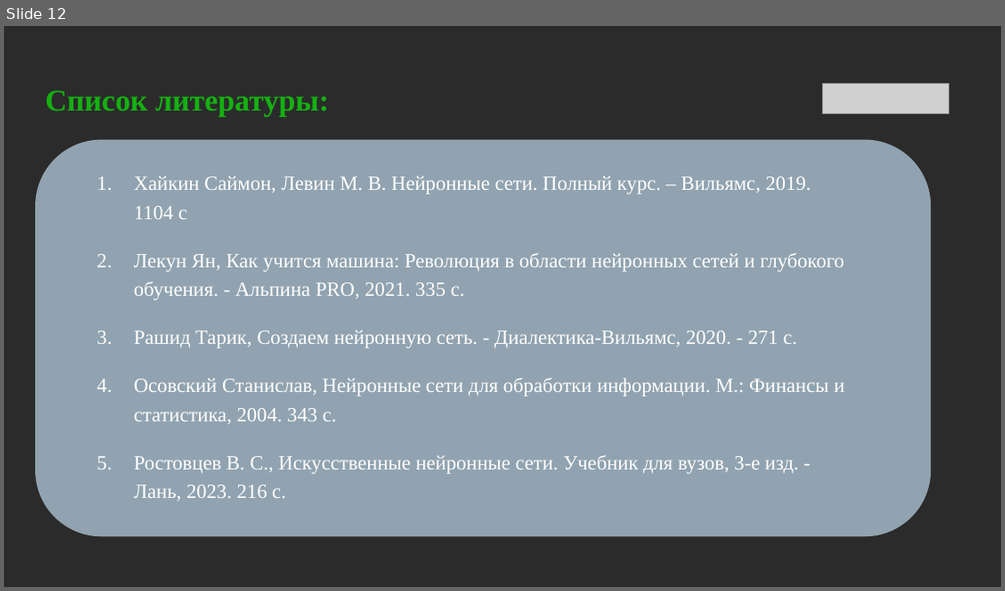
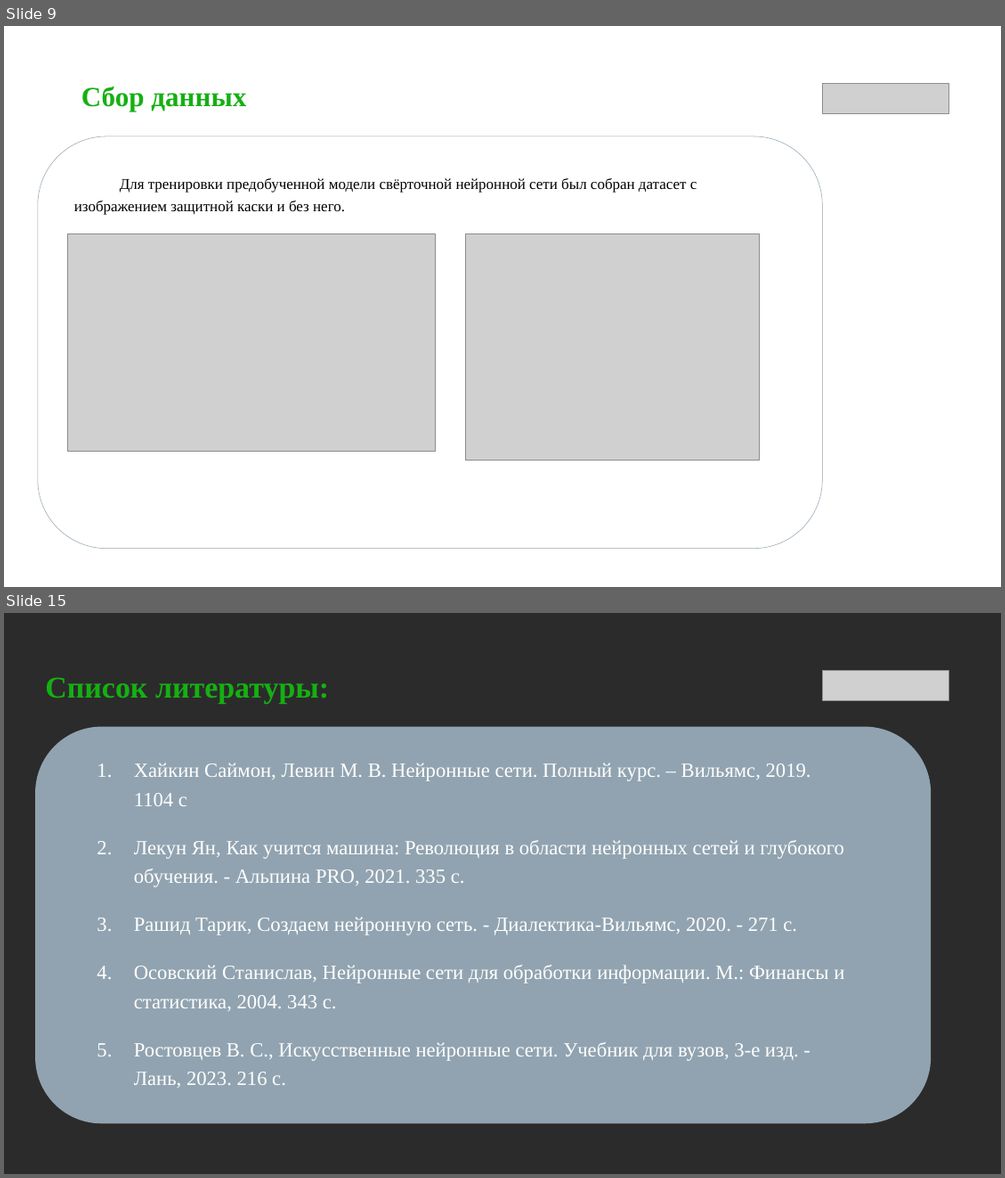
Before and after one commit to Aidt87/final_project_ai_architech_course, a slide deck: Презентация Тимаев А.С.pptx. Shown one above the other, each under a label of ours: slide 12 before the commit, slides 9 and 15 after it; the slides between them are not shown. The pictures are 1005x591 and 1005x1178 pixels, drawn with LibreOffice and Linux fonts; fonts in the diff are those of the drawing; grey boxes stand for pictures; background and template pictures are left out; a plain dark background stands for a picture behind light text. Boxes give left, top, right and bottom in pixels: in the first picture for what was removed or moved away, otherwise in the second. Text is boxed around its words. In the diff, an @@ line names an element or a change of style, - is before the commit and + after.

```diff
--- a/Презентация Тимаев А.С.pptx
+++ b/Презентация Тимаев А.С.pptx
@@ slide 9 added at [4, 26, 1001, 587], background picture (left out) @@
@@ text added at [81, 87, 246, 111], 44 pt, text #15B012, bold @@
+Сбор данных
@@ picture added at [822, 84, 949, 113] @@
@@ rounded rectangle added at [38, 136, 822, 548], outline #91A3B0 0.75 pt @@
@@ text added at [74, 178, 697, 215], 24 pt, text #000000 @@
+Для тренировки предобученной модели свёрточной нейронной сети был собран датасет с изображением защитной каски и без него.
@@ picture added at [67, 233, 436, 451] @@
@@ picture added at [465, 233, 759, 459] @@
@@ what was slide 12 is now slide 15 @@
```
Also in this commit, not shown: 9 slides changed, 2 other slides added, 3 other files.
